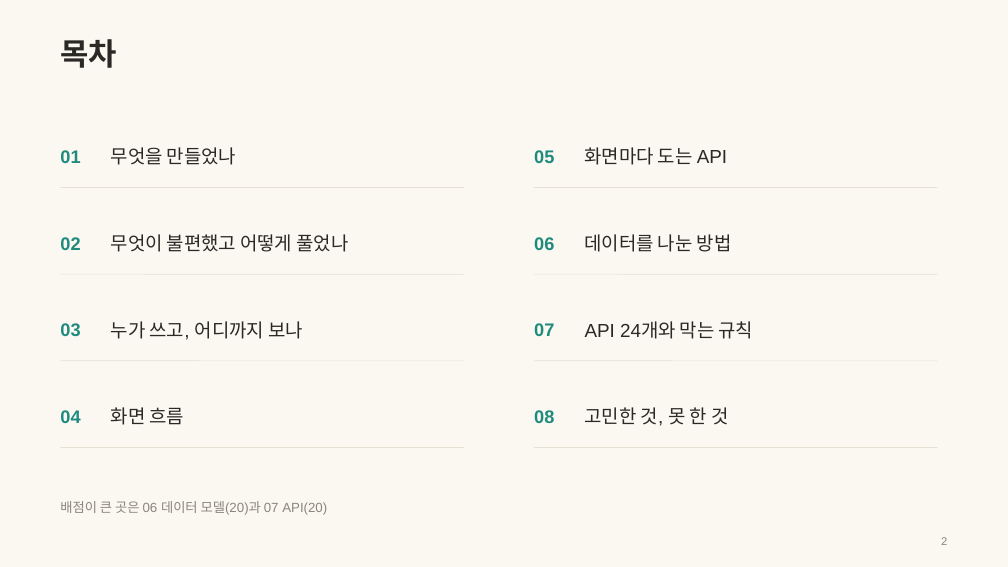
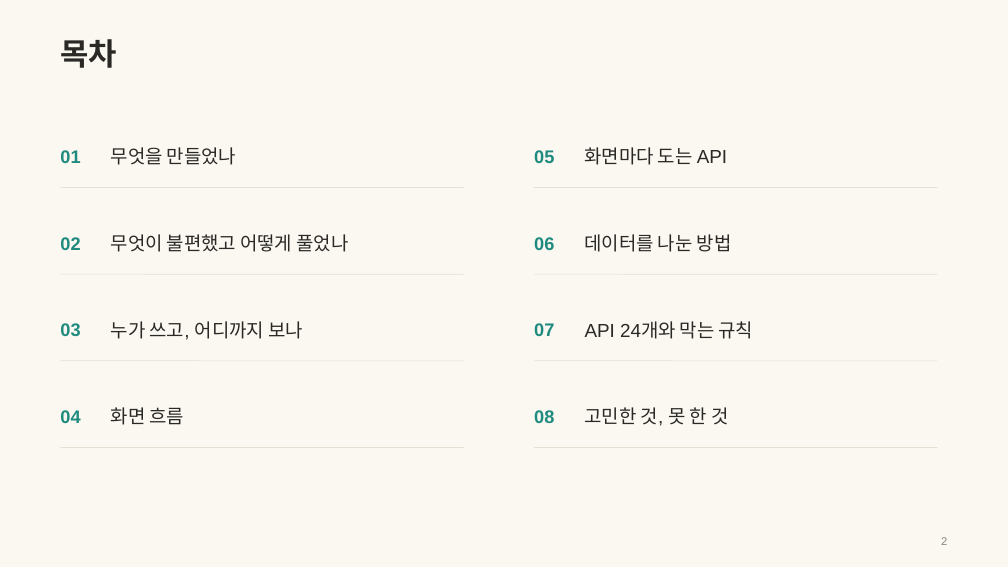
Before and after one commit to wodnjs2020136144/skala-webservice-mini, a slide deck: slide 2 of deliverables/10반_황재원_너와나의인계고리-개요.pptx. Drawn at 1008x567 pixels with LibreOffice and Linux fonts; fonts in the diff are those of the drawing. Boxes give left, top, right and bottom in pixels: in the first picture for what was removed or moved away, otherwise in the second. Text is boxed around its words. In the diff, an @@ line names an element or a change of style, - is before the commit and + after.

```diff
--- a/deliverables/10반_황재원_너와나의인계고리-개요.pptx
+++ b/deliverables/10반_황재원_너와나의인계고리-개요.pptx
@@ text removed at bbox=[60, 501, 327, 515] @@
-배점이 큰 곳은 06 데이터 모델(20)과 07 API(20)
```
Also in this commit, not shown: 17 other slides changed.
